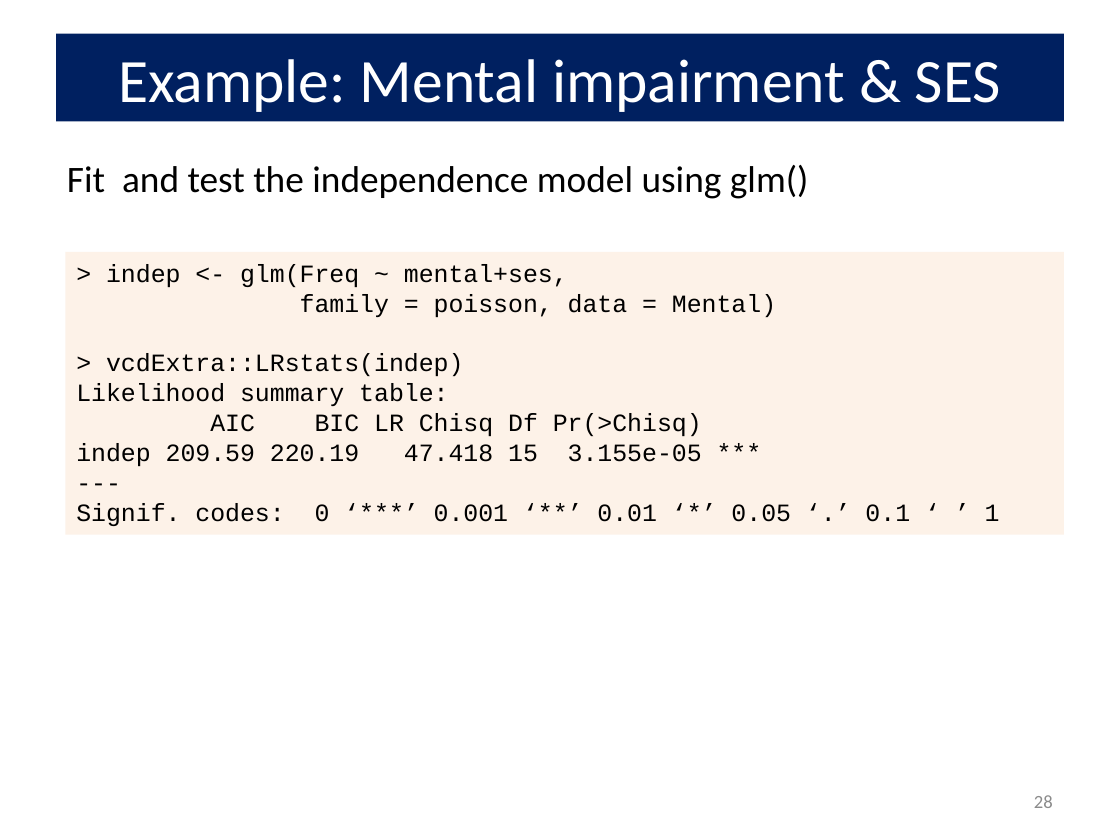
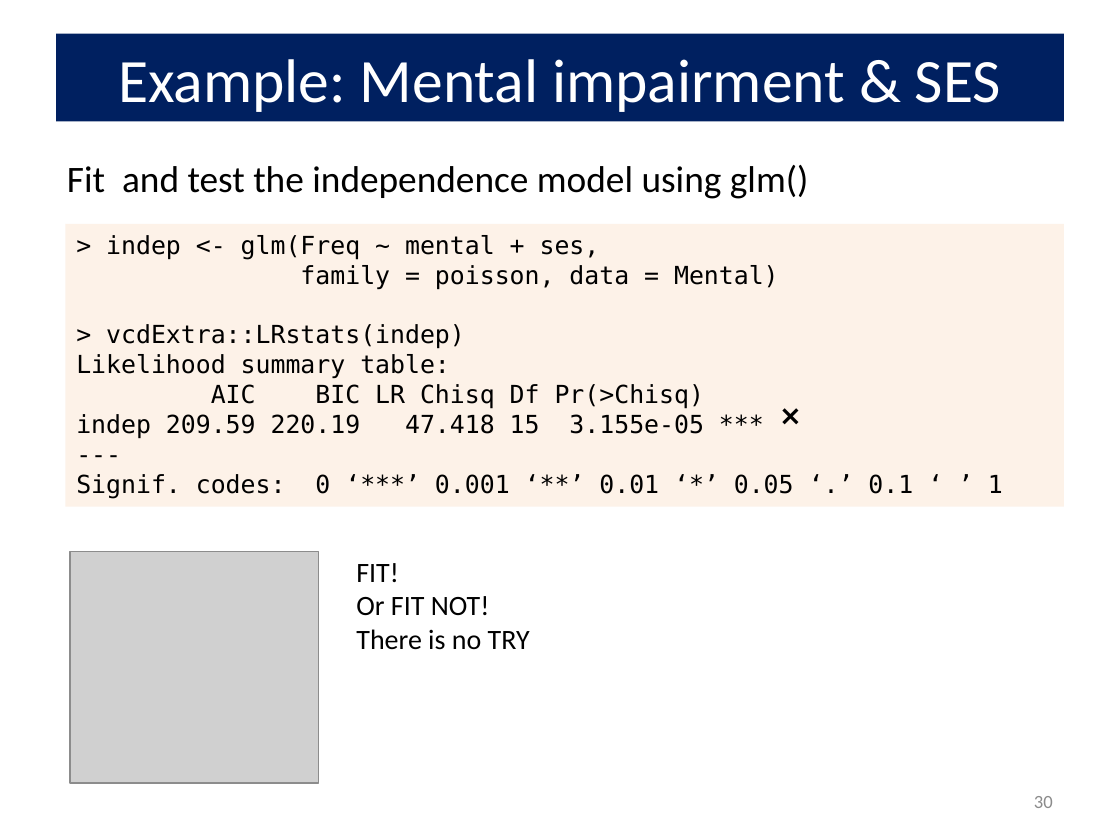
Before and after one commit to friendly/psy6136, a slide deck: slide 30 of lectures/08-Loglin2.pptx (slide 28 before the commit). Drawn at 1120x840 pixels with LibreOffice and Linux fonts; fonts in the diff are those of the drawing; grey boxes stand for pictures. Boxes give left, top, right and bottom in pixels: in the first picture for what was removed or moved away, otherwise in the second. Text is boxed around its words. In the diff, an @@ line names an element or a change of style, - is before the commit and + after.

```diff
--- a/lectures/08-Loglin2.pptx
+++ b/lectures/08-Loglin2.pptx
@@ rectangle "> indep <- glm(Freq ~ ...": place and size @@
-rectangle "> indep <- glm(Freq ~ ..." at bbox=[65, 252, 1064, 534]
+rectangle "> indep <- glm(Freq ~ ..." at bbox=[65, 224, 1064, 506]
@@ text in rectangle at bbox=[106, 235, 600, 260]: text changed; font Courier New to DejaVu Sans Mono @@
-> indep <- glm(Freq ~ mental+ses,
+> indep <- glm(Freq ~ mental + ses,
@@ text in rectangle at bbox=[76, 265, 1003, 499]: font Courier New to DejaVu Sans Mono in "family = poisson, data = Mental)", "> vcdExtra::LRstats(indep)", "Likelihood summary table:", "AIC BIC LR Chisq Df Pr(>Chisq)" and 3 more places @@
@@ text added at bbox=[771, 393, 836, 438], 18 pt, text #000000 @@
+❌
@@ picture added at bbox=[71, 551, 319, 783] @@
@@ text added at bbox=[356, 563, 530, 650], 18 pt, text #000000 @@
+FIT!
+Or FIT NOT!
+There is no TRY
@@ page number at bbox=[1034, 796, 1053, 808]: text changed @@
-28
+30
```
Also in this commit, not shown: 28 other slides changed, 3 slides added, 3 other files.
